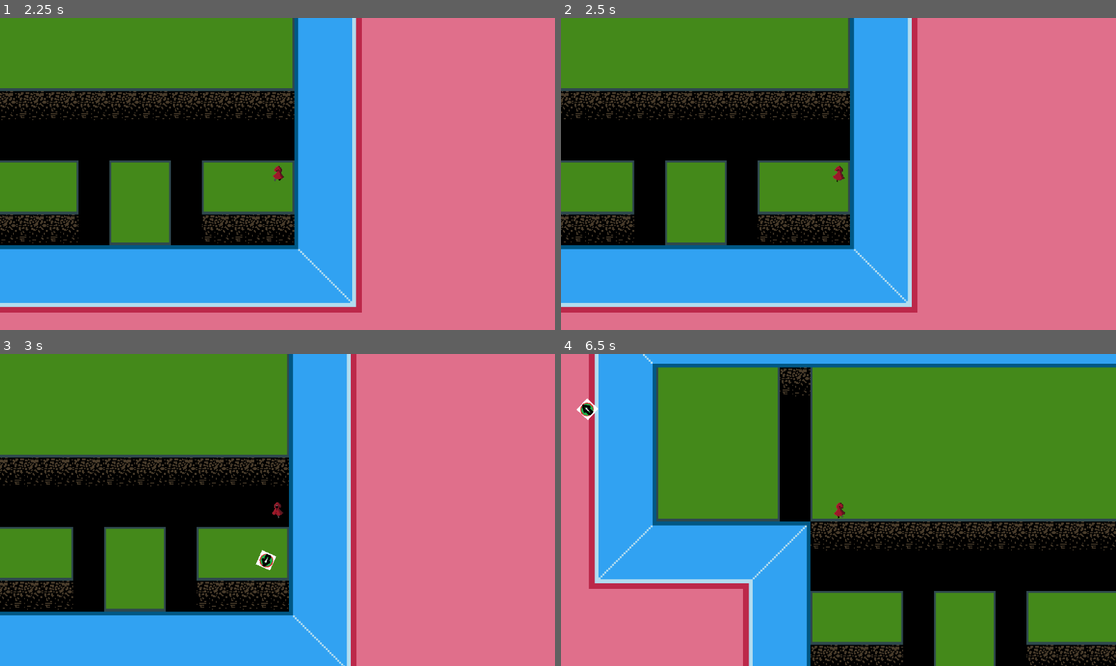
Above: before the commit, frames 1-4 (two rows, left to right).
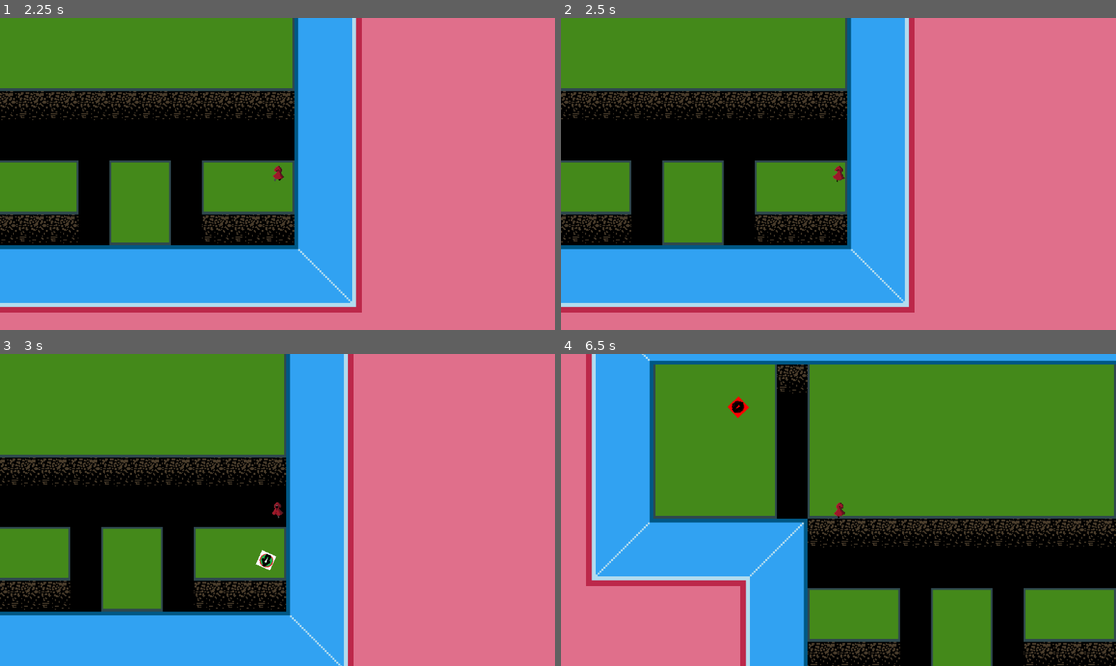
Above: after the commit, the same moments.

Repository: Tomko-Code/Relic-Seekers
Game: Godot game, scene res://assets/tilemaps/tilemap_walls_0.tscn
Same seed, same stepped clock (60 frames per second), same inputs: the game is played once before the commit and once after it. This scene is started directly instead of the project's main scene. The engine's default icon, where the game draws it, is replaced by a stand-in: a white triangle on a blue panel in a dark square.
Inputs (mouse positions are in pixels of both pictures, inside the frame that each line leads up to):
- Up to frame 1 (2.25 s): tap Enter at 0.5 s; move the mouse to (399, 158) at 0.52 s; hold D (move_right) 0.53-1.28 s; hold Shift (dash) 0.53-1.28 s; move the mouse to (166, 189) at 1.27 s; hold S (move_down) 1.28-2.03 s; click (166, 189) at 1.35 s; move the mouse to (333, 105) at 2.02 s; hold D (move_right) from 2.03 s (still down); hold Shift (dash) from 2.03 s (still down)
- Up to frame 2 (2.5 s): keep holding D (move_right); keep holding Shift (dash)
- Up to frame 3 (3 s): tap Space at 2.75 s; move the mouse to (249, 572) at 2.77 s; release D (move_right) at 2.78 s; release Shift (dash) at 2.78 s; hold W (move_up) from 2.78 s (still down); click (249, 572) at 2.85 s
- Up to frame 4 (6.5 s): move the mouse to (1005, 556) at 3.52 s; release W (move_up) at 3.53 s; hold Shift (dash) 3.53-4.28 s; hold A (move_left) 3.53-5.03 s; move the mouse to (672, 463) at 4.27 s; click (672, 463) at 4.35 s; move the mouse to (866, 510) at 5.02 s; hold S (move_down) 5.03-5.78 s; hold Shift (dash) 5.03-5.78 s; move the mouse to (755, 432) at 5.77 s; hold D (move_right) from 5.78 s (still down); click (755, 432) at 5.85 s

Frame 1 is identical in both runs. In frame 2, 6.3% of the frame differs, in the area x 0-65%, y 0-95%; in frame 3, 6.5%; in frame 4, 14%, in the area x 2-100%, y 0-100%.

Commit message:
projectile bounce on static collision

Diff:
--- a/src/entities/player/player_entity.tscn
+++ b/src/entities/player/player_entity.tscn
@@ -10,7 +10,7 @@
 [ext_resource type="Script" path="res://src/systems/movement/four_direction_animation_system_extra.gd" id="9_b4i7k"]
 
 [sub_resource type="RectangleShape2D" id="RectangleShape2D_eip8d"]
-size = Vector2(64, 64)
+size = Vector2(48, 48)
 
 [sub_resource type="RectangleShape2D" id="RectangleShape2D_kummr"]
 size = Vector2(32, 32)
--- a/src/entities/projectiles/friendly_projectile.tscn
+++ b/src/entities/projectiles/friendly_projectile.tscn
@@ -13,7 +13,7 @@
 [node name="FriendlyProjectile" type="CharacterBody2D" node_paths=PackedStringArray("_ProjectileMovementComponent")]
 z_index = 1
 collision_layer = 0
-collision_mask = 0
+collision_mask = 2
 script = ExtResource("1_en1t6")
 _ProjectileMovementComponent = NodePath("Components/ProjectileMovementComponent")
 
@@ -29,8 +29,8 @@
 texture = ExtResource("2_igs68")
 
 [node name="HitboxComponent" parent="Components" instance=ExtResource("5_6wwgm")]
-collision_layer = 8
-collision_mask = 0
+collision_layer = 10
+collision_mask = 2
 
 [node name="Hitbox" type="CollisionShape2D" parent="Components/HitboxComponent"]
 shape = SubResource("CircleShape2D_85nud")
@@ -39,3 +39,6 @@
 script = ExtResource("6_n668d")
 _MovementComponent = NodePath("../ProjectileMovementComponent")
 _AnimatedSpriteComponent = NodePath("../AnimatedSpriteComponent")
+
+[node name="Hitbox" type="CollisionShape2D" parent="."]
+shape = SubResource("CircleShape2D_85nud")
--- a/src/entities/projectiles/hostile_projectile.tscn
+++ b/src/entities/projectiles/hostile_projectile.tscn
@@ -12,7 +12,7 @@
 
 [node name="HostileProjectile" type="CharacterBody2D"]
 collision_layer = 0
-collision_mask = 0
+collision_mask = 2
 script = ExtResource("1_wbm3g")
 
 [node name="Components" type="Node2D" parent="."]
@@ -37,3 +37,6 @@
 
 [node name="Hitbox" type="CollisionShape2D" parent="HitboxComponent"]
 shape = SubResource("CircleShape2D_cu0yi")
+
+[node name="Hitbox" type="CollisionShape2D" parent="."]
+shape = SubResource("CircleShape2D_cu0yi")
--- a/src/entities/projectiles/projectile_movement_component.gd
+++ b/src/entities/projectiles/projectile_movement_component.gd
@@ -31,5 +31,10 @@
 
 	var collision = parent.move_and_collide(velocity * delta)
 	if collision:
-		velocity = velocity.slide(collision.get_normal())
+		velocity = velocity.bounce(collision.get_normal())
+		direction = direction.bounce(collision.get_normal())
+
+		parent.modulate = Color.RED
+
+		#velocity = velocity.slide(collision.get_normal())
 		collision = parent.move_and_collide(velocity * delta)
